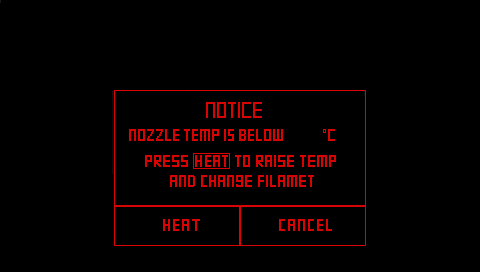
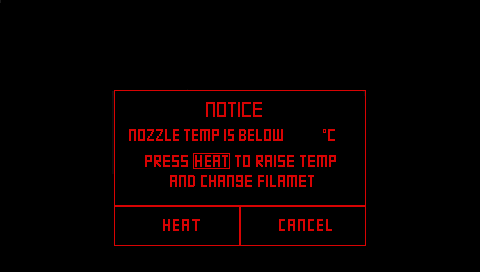
Layer changes from the first (480, 272) image to the second:
painted on "66_E_Warn_Single.bmp" over (206, 108, 262, 118)
